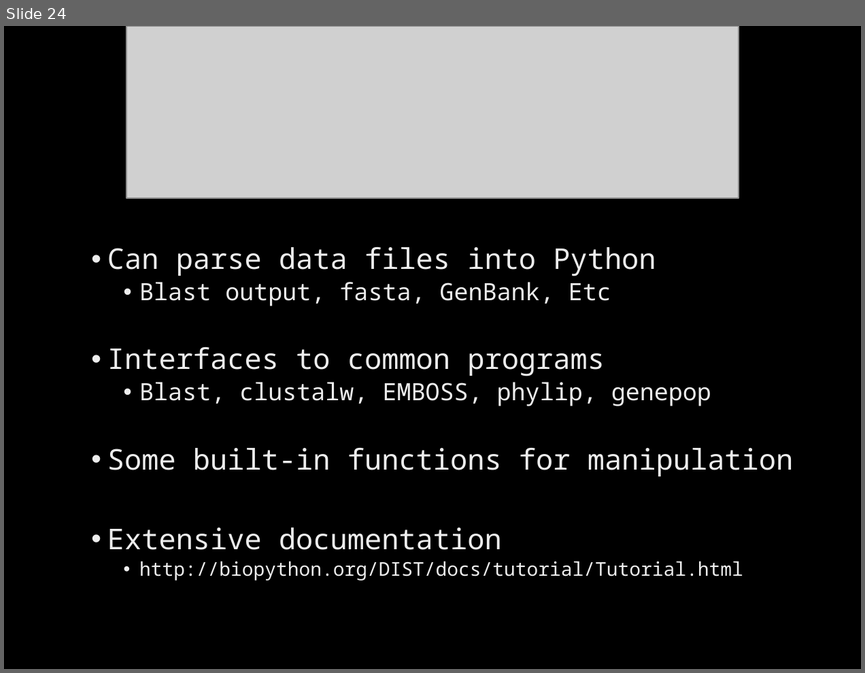
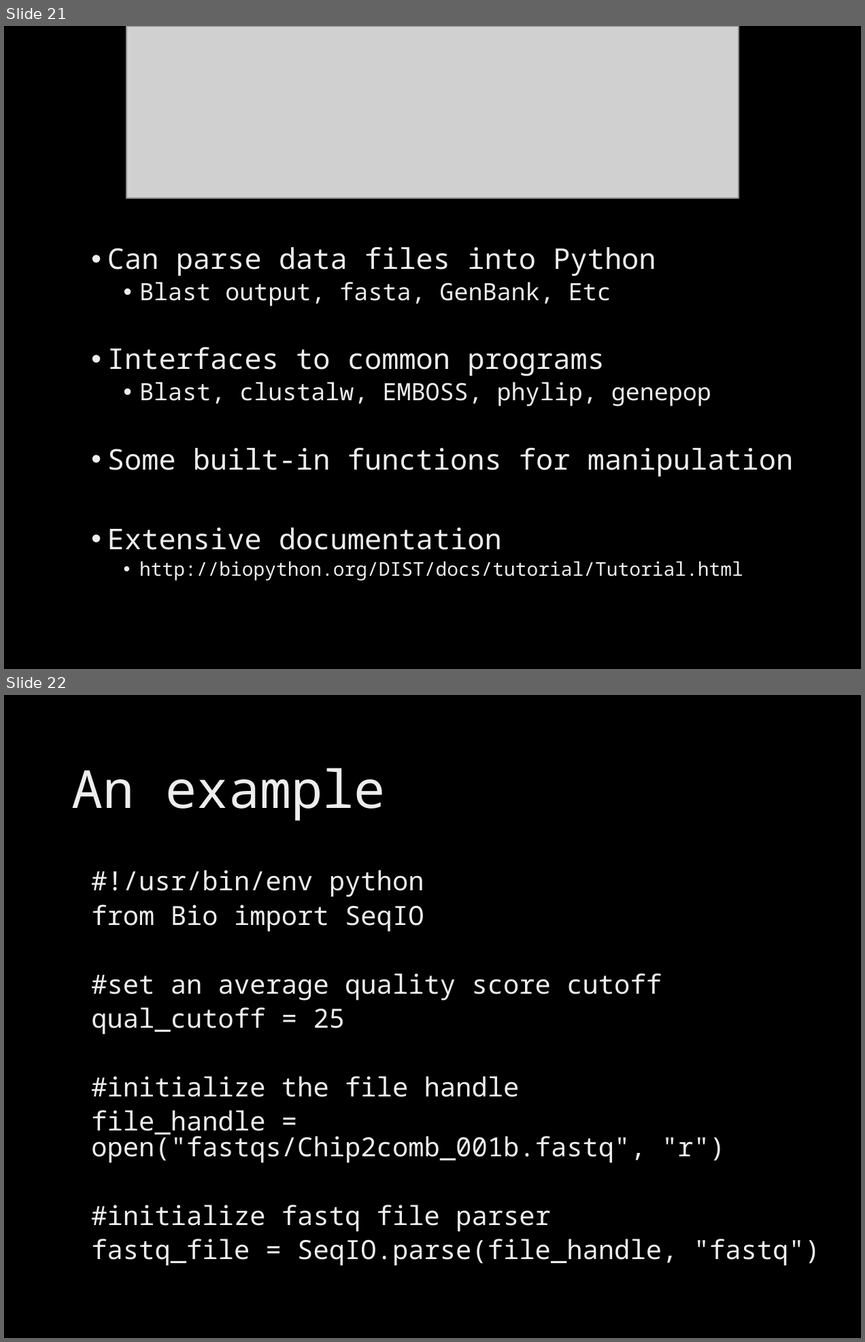
Before and after one commit to brevans/MPS_Workshop, a slide deck: presentations/intro python.pptx. Shown one above the other, each under a label of ours: slide 24 before the commit, slides 21 and 22 after it. The pictures are 865x673 and 865x1342 pixels, drawn with LibreOffice and Linux fonts; fonts in the diff are those of the drawing; grey boxes stand for pictures; background and template pictures are left out. Boxes give left, top, right and bottom in pixels: in the first picture for what was removed or moved away, otherwise in the second. Text is boxed around its words. In the diff, an @@ line names an element or a change of style, - is before the commit and + after.

```diff
--- a/presentations/intro python.pptx
+++ b/presentations/intro python.pptx
@@ slide 22 added at (4, 695, 861, 1338), background picture (left out) @@
@@ title added at (71, 768, 385, 821), 44 pt, text gradient #DEDEDE to #EDEDED to #FFFFFF @@
+An example
@@ text added at (91, 870, 820, 1266), 22.2 pt, text gradient #DEDEDE to #EDEDED to #FFFFFF @@
+#!/usr/bin/env python
+from Bio import SeqIO
+#set an average quality score cutoff
+qual_cutoff = 25
+#initialize the file handle
+file_handle = open("fastqs/Chip2comb_001b.fastq", "r")
+#initialize fastq file parser
+fastq_file = SeqIO.parse(file_handle, "fastq")
@@ what was slide 24 is now slide 21 @@
```
Also in this commit, not shown: 1 slide changed, 1 other slide added, 3 slides removed, 1 other file.
